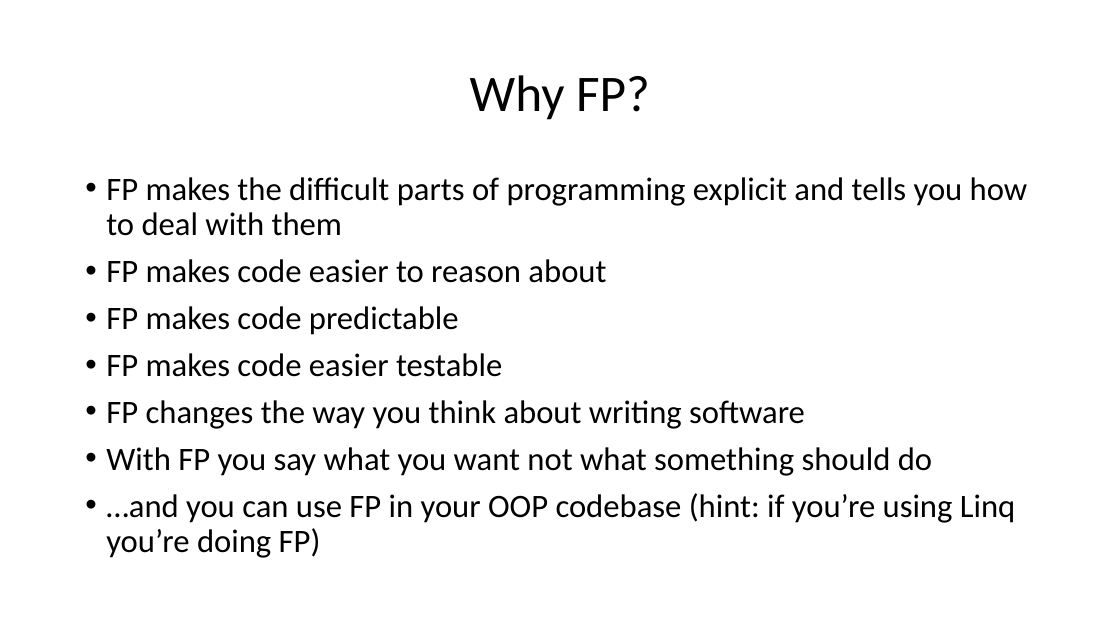
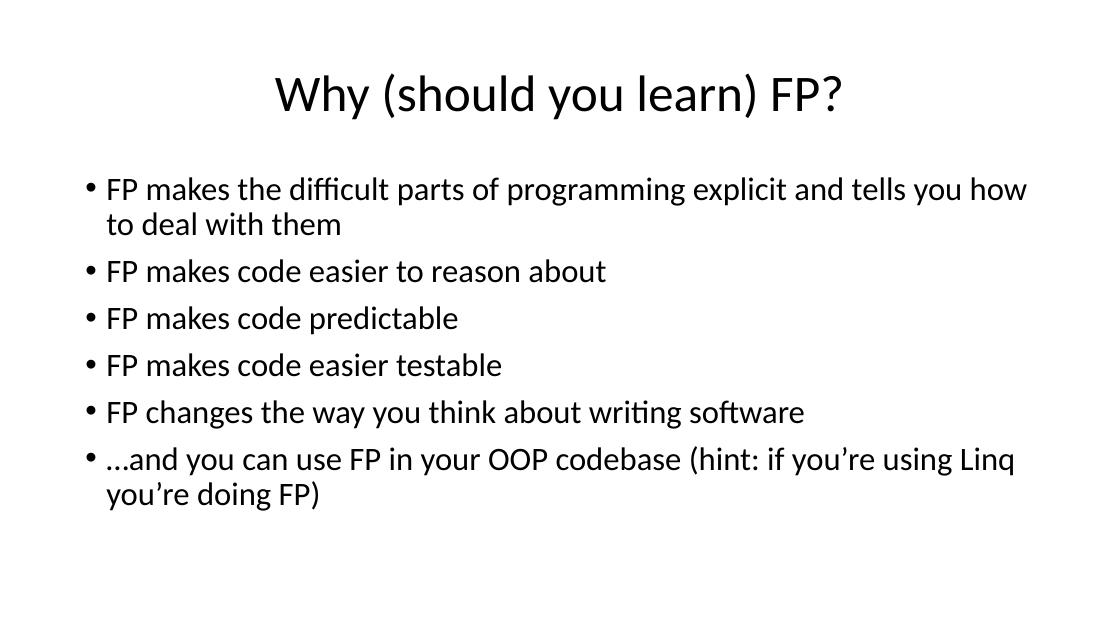
Before and after one commit to aage/fp-makes-life-easier, a slide deck: slide 4 of Presentation/FP-makes-life-easier.pptx. Drawn at 1120x630 pixels with LibreOffice and Linux fonts; fonts in the diff are those of the drawing. Boxes give left, top, right and bottom in pixels: in the first picture for what was removed or moved away, otherwise in the second. Text is boxed around its words. In the diff, an @@ line names an element or a change of style, - is before the commit and + after.

```diff
--- a/Presentation/FP-makes-life-easier.pptx
+++ b/Presentation/FP-makes-life-easier.pptx
@@ title at (x1=275, y1=73, x2=844, y2=120): text changed @@
-Why FP?
+Why (should you learn) FP?
@@ text at (x1=106, y1=447, x2=932, y2=476): paragraph removed @@
-• With FP you say what you want not what something should do
```
Also in this commit, not shown: 6 other slides changed.
